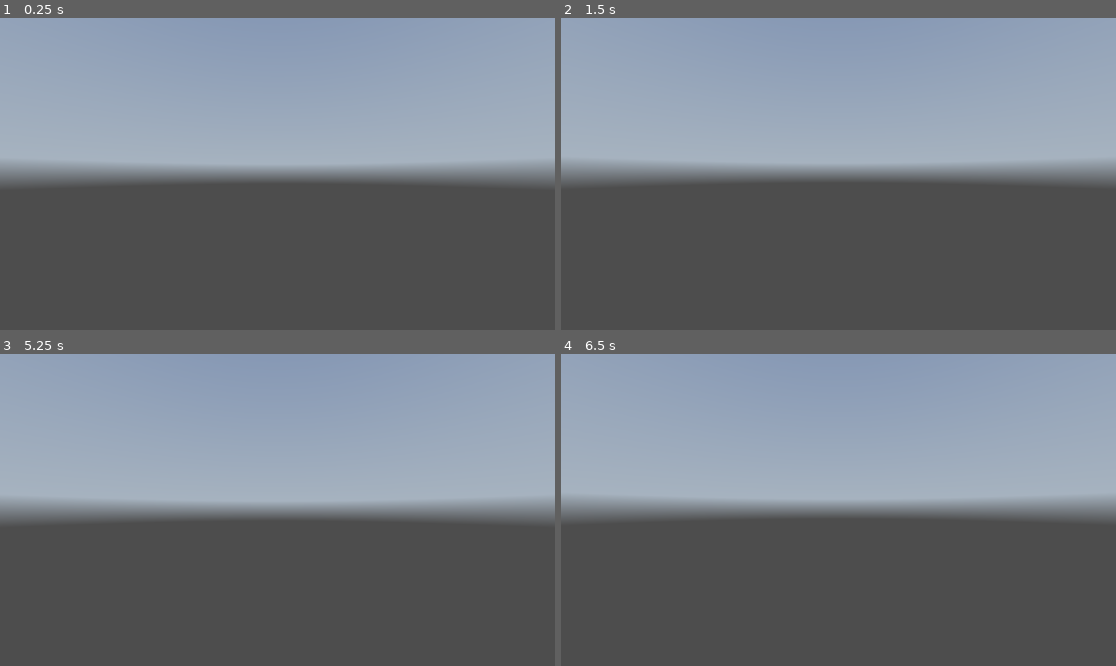
Above: before the commit, frames 1-4 (two rows, left to right).
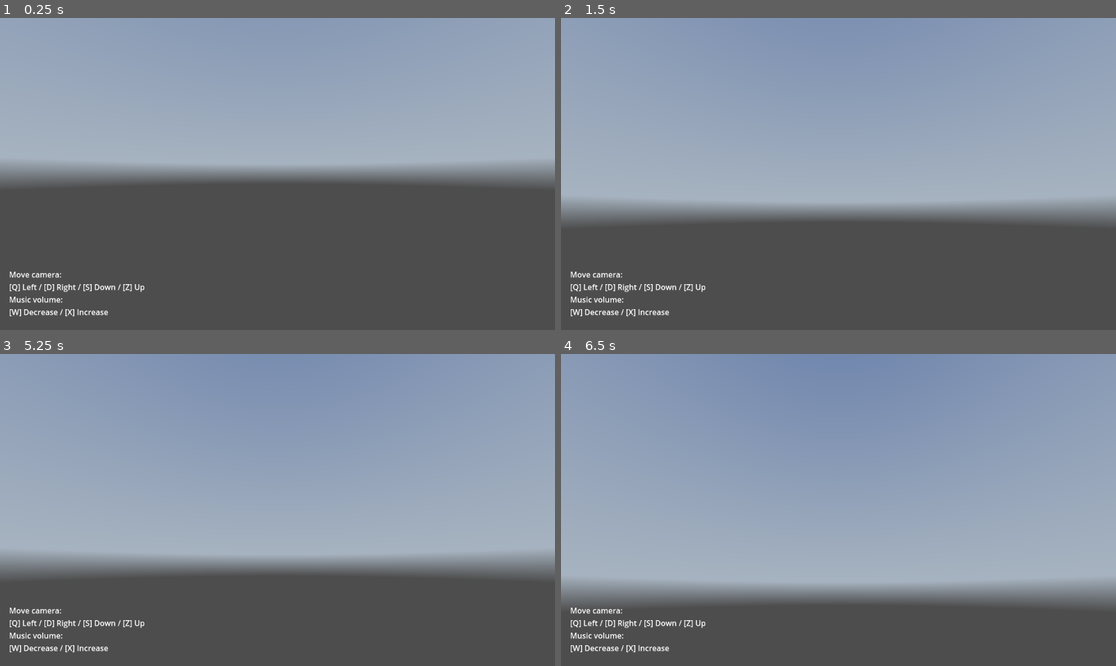
Above: after the commit, the same moments.

Repository: HackTechDev/VuMeterAudio_G4
Game: Godot game, scene res://node_3d.tscn
Same seed, same stepped clock (60 frames per second), same inputs: the game is played once before the commit and once after it. A sky picture missing from this copy of the repository is replaced by a grey-blue gradient.
Inputs:
- Up to frame 1 (0.25 s): no input
- Up to frame 2 (1.5 s): tap Enter at 0.5 s; hold S (cam_gimbal_down) 0.53-1.28 s; tap W (cam_gimbal_up) at 0.8, 1.35 s
- Up to frame 3 (5.25 s): tap A (cam_rotation_left) at 1.55 s; tap Space at 2, 3.5, 5 s; hold A (cam_rotation_left) 2.03-2.78 s; tap D (cam_rotation_right) at 2.3, 2.85 s; tap Enter at 2.75, 4.25 s; tap Z (decrease_volume, bound only after the commit) at 3.05, 3.6 s; tap X (increase_volume, bound only after the commit) at 3.8, 4.35 s; tap S (cam_gimbal_down) at 4.55 s; hold S (cam_gimbal_down) from 5.03 s (still down)
- Up to frame 4 (6.5 s): tap W (cam_gimbal_up) at 5.3, 5.85 s; release S (cam_gimbal_down) at 5.78 s; tap A (cam_rotation_left) at 6.05 s

The runs differ from the first frame. In frame 1, 0.6% of the frame differs, in the area x 1-27%, y 81-96%; in frame 2, 18%; in frame 3, 22%; in frame 4, 32%, in the area x 0-100%, y 46-96%.

Commit message:
[Add] Audio volume control / Help on screen

Diff:
--- a/cam_gimbal.gd
+++ b/cam_gimbal.gd
@@ -8,13 +8,13 @@
 
 # Called every frame. 'delta' is the elapsed time since the previous frame.
 func _process(delta: float) -> void:
-	if Input.is_action_just_pressed("cam_rotation_right"):
+	if Input.is_action_pressed("cam_rotation_right"):
 		rotation.y += 1.0 * delta
-	if Input.is_action_just_pressed("cam_rotation_left"):
+	if Input.is_action_pressed("cam_rotation_left"):
 		rotation.y -= 1.0 * delta
-	if Input.is_action_just_pressed("cam_gimbal_up"):
+	if Input.is_action_pressed("cam_gimbal_up"):
 		rotation.y -= 1.0 * delta
 		rotation.x -= 0.3 * delta
-	if Input.is_action_just_pressed("cam_gimbal_down"):
+	if Input.is_action_pressed("cam_gimbal_down"):
 		rotation.y += 1.0 * delta
 		rotation.x += 0.3 * delta
--- /dev/null
+++ b/camera_3d.gd
@@ -0,0 +1,29 @@
+extends Camera3D
+
+@onready var audio_stream_player: AudioStreamPlayer = $"../../../AudioStreamPlayer"
+
+
+# Variables pour gérer le volume
+var volume_db := 0.0  # Volume en décibels
+const VOLUME_STEP := 2.0  # Incrément ou décrément en dB
+const MAX_VOLUME := 5.0  # Volume maximal (0 dB)
+const MIN_VOLUME := -80.0  # Volume minimal (-80 dB, généralement silence)
+
+# Called when the node enters the scene tree for the first time.
+func _ready() -> void:
+	pass # Replace with function body.
+
+
+# Called every frame. 'delta' is the elapsed time since the previous frame.
+func _process(delta: float) -> void:
+	# Augmenter le volume
+	if Input.is_action_just_pressed("increase_volume"):
+		volume_db = clamp(volume_db + VOLUME_STEP, MIN_VOLUME, MAX_VOLUME)
+		audio_stream_player.volume_db = volume_db
+		print("Volume augmenté : ", volume_db)
+
+	# Diminuer le volume
+	if Input.is_action_just_pressed("decrease_volume"):
+		volume_db = clamp(volume_db - VOLUME_STEP, MIN_VOLUME, MAX_VOLUME)
+		audio_stream_player.volume_db = volume_db
+		print("Volume diminué : ", volume_db)
--- a/node_3d.tscn
+++ b/node_3d.tscn
@@ -1,8 +1,9 @@
-[gd_scene load_steps=25 format=3 uid="uid://bokipxiabfh62"]
+[gd_scene load_steps=26 format=3 uid="uid://bokipxiabfh62"]
 
 [ext_resource type="Script" path="res://node_3d.gd" id="1_2a1gg"]
 [ext_resource type="AudioStream" uid="uid://dv5vjhp4co7r1" path="res://Echoes of a Whispers.mp3" id="2_4j335"]
 [ext_resource type="Script" path="res://cam_gimbal.gd" id="2_dr33l"]
+[ext_resource type="Script" path="res://camera_3d.gd" id="3_5sqok"]
 [ext_resource type="Texture2D" uid="uid://dm6hxh46lpdyd" path="res://kloofendal_48d_partly_cloudy_puresky_1k.exr" id="3_qernv"]
 
 [sub_resource type="StandardMaterial3D" id="StandardMaterial3D_atx2k"]
@@ -108,6 +109,7 @@
 
 [node name="Camera3D" type="Camera3D" parent="Floor/cam_gimbal"]
 transform = Transform3D(1, 0, 0, 0, 1, 0, 0, 0, 1, 7.1423, 3.56355, 9.26933)
+script = ExtResource("3_5sqok")
 
 [node name="DirectionalLight3D" type="DirectionalLight3D" parent="."]
 transform = Transform3D(1, 0, 0, 0, -0.0056199, 0.999984, 0, -0.999984, -0.0056199, 10.1662, 8.04586, 2.05537)
@@ -166,3 +168,15 @@
 
 [node name="WorldEnvironment" type="WorldEnvironment" parent="."]
 environment = SubResource("Environment_ysw7a")
+
+[node name="CanvasLayer" type="CanvasLayer" parent="."]
+
+[node name="Label" type="Label" parent="CanvasLayer"]
+offset_left = 19.0
+offset_top = 521.0
+offset_right = 301.0
+offset_bottom = 622.0
+text = "Move camera:
+[Q] Left / [D] Right / [S] Down / [Z] Up
+Music volume:
+[W] Decrease / [X] Increase"
--- a/project.godot
+++ b/project.godot
@@ -37,6 +37,16 @@
 "events": [Object(InputEventKey,"resource_local_to_scene":false,"resource_name":"","device":-1,"window_id":0,"alt_press …(192 unchanged characters)…
 ]
 }
+increase_volume={
+"deadzone": 0.5,
+"events": [Object(InputEventKey,"resource_local_to_scene":false,"resource_name":"","device":-1,"window_id":0,"alt_pressed":false,"shift_pressed":false,"ctrl_pressed":false,"meta_pressed":false,"pressed":false,"keycode":0,"physical_keycode":88,"key_label":0,"unicode":120,"location":0,"echo":false,"script":null)
+]
+}
+decrease_volume={
+"deadzone": 0.5,
+"events": [Object(InputEventKey,"resource_local_to_scene":false,"resource_name":"","device":-1,"window_id":0,"alt_pressed":false,"shift_pressed":false,"ctrl_pressed":false,"meta_pressed":false,"pressed":false,"keycode":0,"physical_keycode":90,"key_label":0,"unicode":119,"location":0,"echo":false,"script":null)
+]
+}
 
 [rendering]
 
